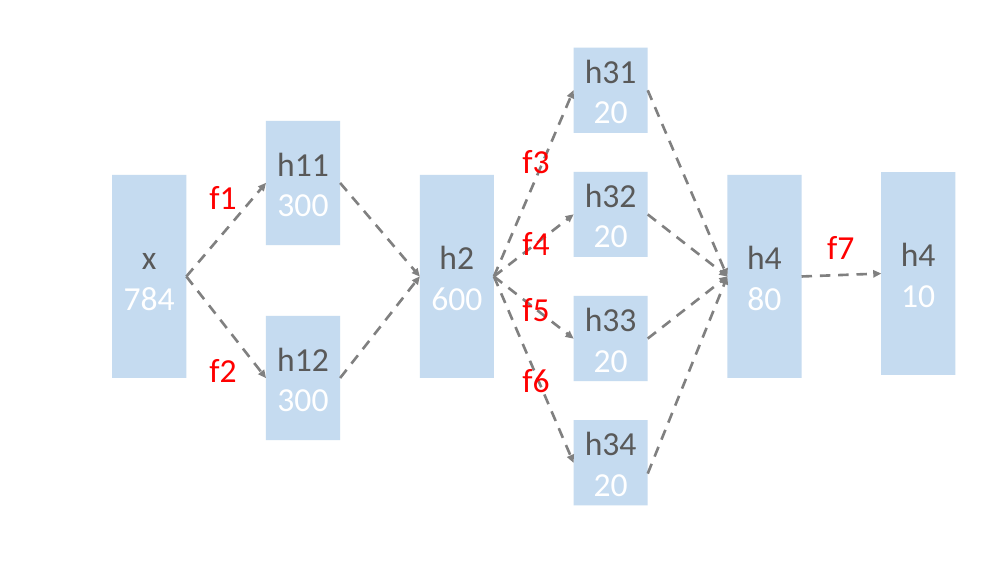
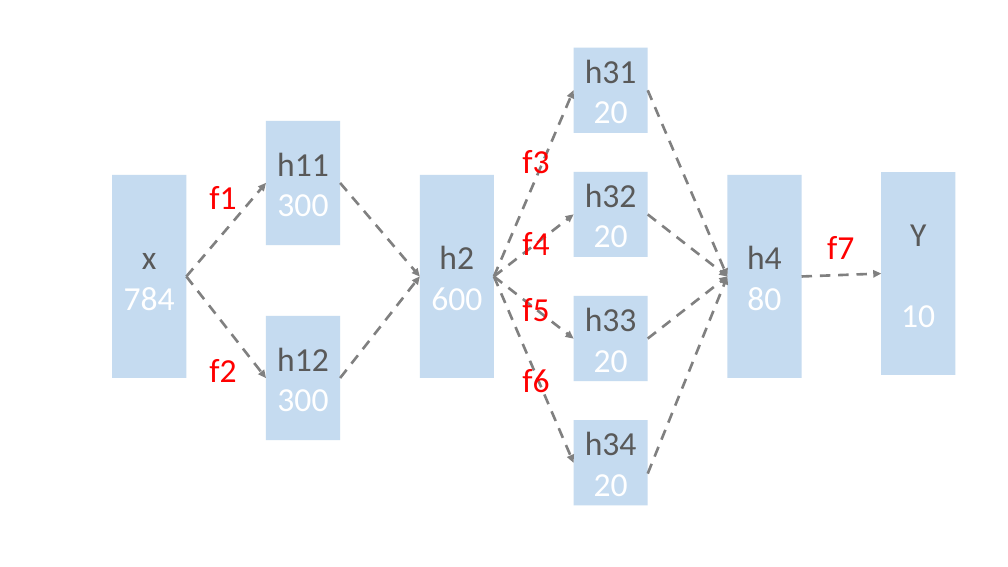
Before and after one commit to Ginny11011/hwpython, a slide deck: slide 1 of API/API架構.pptx. Drawn at 1008x567 pixels with LibreOffice and Linux fonts; fonts in the diff are those of the drawing. Boxes give left, top, right and bottom in pixels: in the first picture for what was removed or moved away, otherwise in the second. Text is boxed around its words. In the diff, an @@ line names an element or a change of style, - is before the commit and + after.

```diff
--- a/API/API架構.pptx
+++ b/API/API架構.pptx
@@ text in rectangle at (x1=910, y1=224, x2=926, y2=246): text changed @@
-h4
+Y
```
Also in this commit, not shown: 2 other files.
